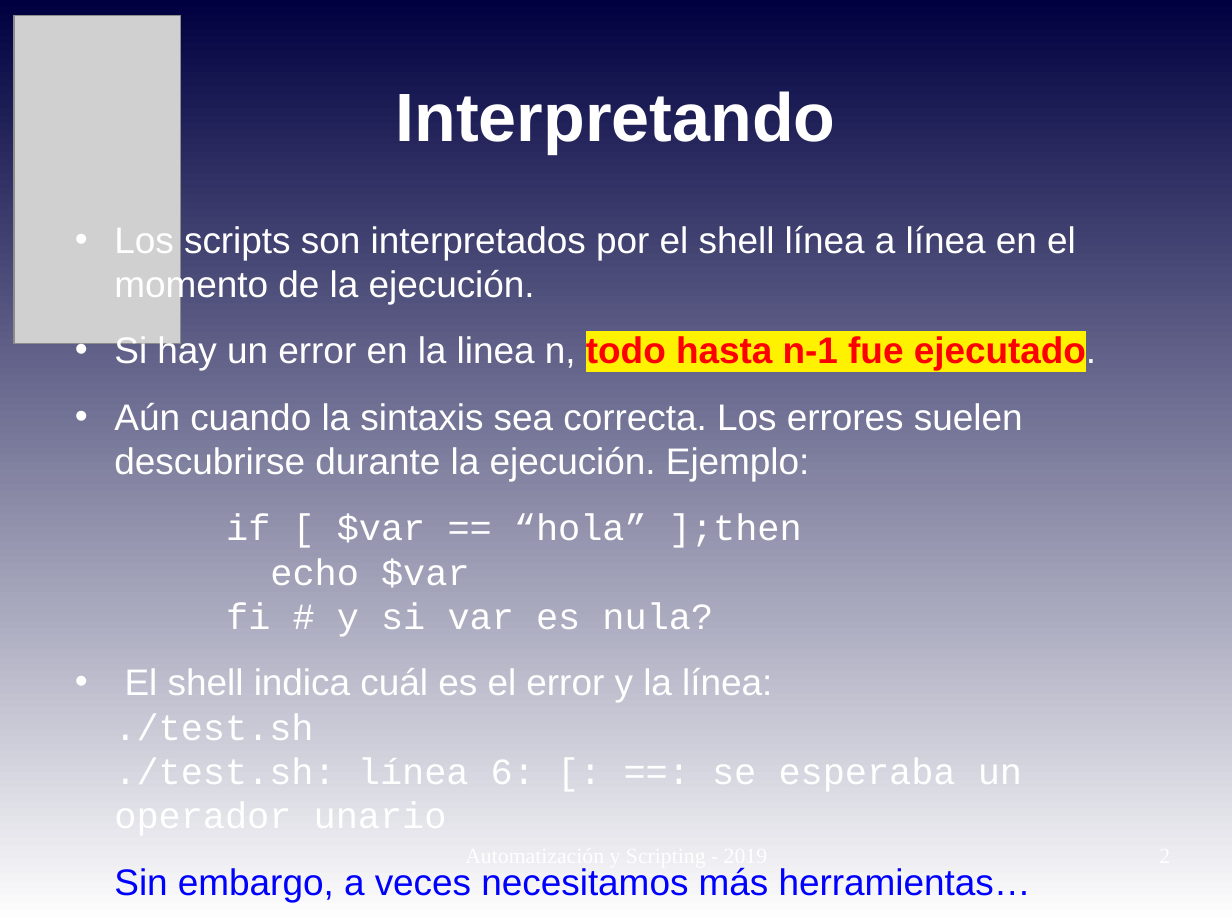
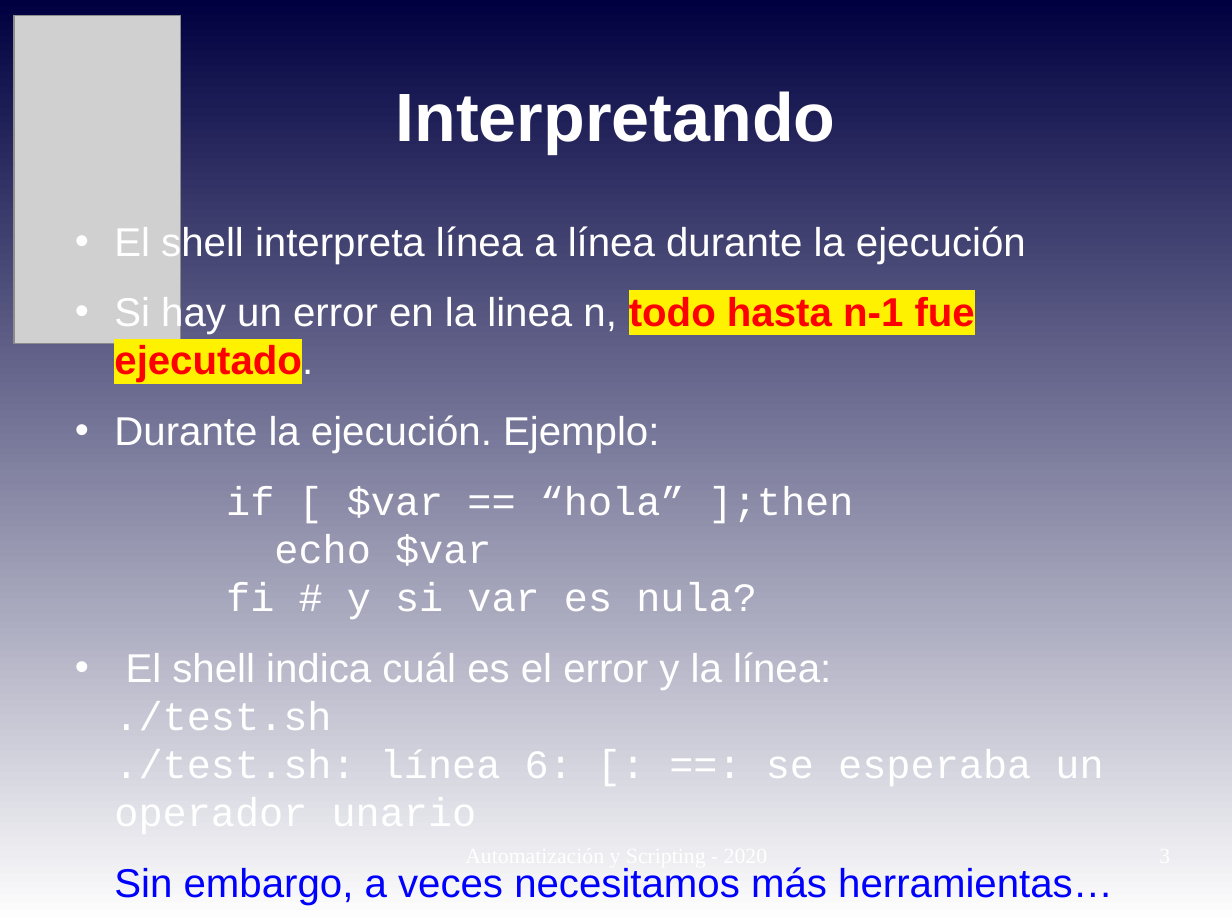
Before and after one commit to niniadcobre/-AutoyScripting, a slide deck: slide 3 of clases/AYS_clase07.odp (slide 2 before the commit). Drawn at 1232x924 pixels with LibreOffice and Linux fonts; fonts in the diff are those of the drawing; grey boxes stand for pictures. Boxes give left, top, right and bottom in pixels: in the first picture for what was removed or moved away, otherwise in the second. Text is boxed around its words. In the diff, an @@ line names an element or a change of style, - is before the commit and + after.

```diff
--- a/clases/AYS_clase07.odp
+++ b/clases/AYS_clase07.odp
@@ text at <box>114,224,1026,264</box>: text changed; size 23.8 to 25.9 pt @@
-• Los scripts son interpretados por el shell línea a línea en el momento de la ejecución.
+• El shell interpreta línea a línea durante la ejecución
@@ text at <box>114,294,1113,905</box>: size 23.8 to 25.9 pt in "Si hay un error en la linea ...", "if [ $var == “hola” ];then echo ...", "El shell indica cuál es el error ...", "Sin embargo, a veces necesitamos más herramientas…" @@
@@ text at <box>114,415,659,453</box>: text changed; size 23.8 to 25.9 pt @@
-• Aún cuando la sintaxis sea correcta. Los errores suelen descubrirse durante la ejecución. Ejemplo:
+• Durante la ejecución. Ejemplo:
@@ text at <box>626,844,706,868</box>: text changed @@
-Automatización y Scripting - 2019
+Automatización y Scripting - 2020
```
Also in this commit, not shown: 3 other slides changed, 1 slide added, 2 other files.
